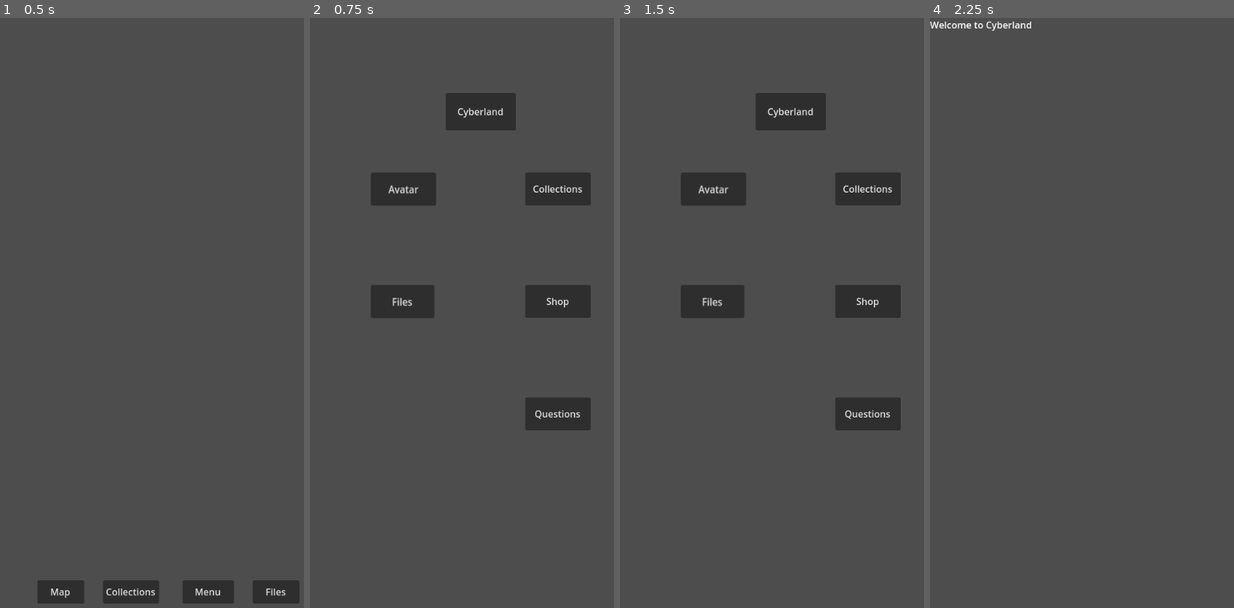
Above: before the commit, frames 1-4 (left to right).
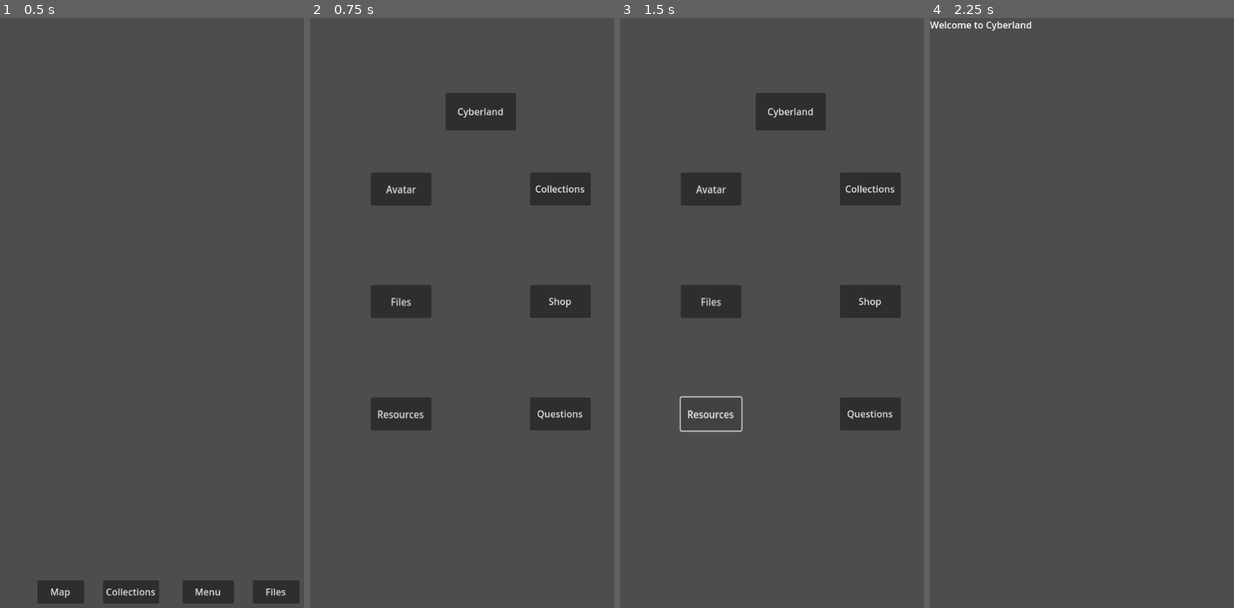
Above: after the commit, the same moments.

Repository: eyubious/cyberland-godot
Game: Godot game, scene res://login.tscn
The game is run twice, just before and just after one commit, with the same random seed, the same clock (stepped at 60 frames per second) and the same inputs.
Inputs (mouse positions are in pixels of both pictures, inside the frame that each line leads up to):
- Up to frame 1 (0.5 s): no input
- Up to frame 2 (0.75 s): click "Menu" at 0.5 s
- Up to frame 3 (1.5 s): click (711, 413) at 1.25 s, where only the run after the commit has a clickable "Resources"
- Up to frame 4 (2.25 s): click "Cyberland" at 2 s

Frame 1 is identical in both runs. In frame 2, 1.9% of the frame differs, in the area x 19-91%, y 26-70%; in frame 3, 1.1%; in frame 4, nothing differs.

Commit message:
Added icons to main_menu

Diff:
--- a/main_menu.gd
+++ b/main_menu.gd
@@ -29,3 +29,7 @@
 
 func _on_files_btn_pressed():
 	get_tree().change_scene_to_file("res://files.tscn")
+
+
+func _on_resources_btn_pressed():
+	get_tree().change_scene_to_file("")
--- a/main_menu.tscn
+++ b/main_menu.tscn
@@ -16,7 +16,7 @@
 [node name="AvatarBtn" type="Button" parent="."]
 offset_left = 104.0
 offset_top = 264.0
-offset_right = 215.0
+offset_right = 207.0
 offset_bottom = 315.0
 scale = Vector2(1.00508, 1.10458)
 text = "Avatar"
@@ -24,13 +24,13 @@
 [node name="FilesBtn" type="Button" parent="."]
 offset_left = 104.0
 offset_top = 456.0
-offset_right = 212.0
+offset_right = 207.0
 offset_bottom = 507.0
 scale = Vector2(1.00508, 1.10458)
 text = "Files"
 
 [node name="CollectionsBtn" type="Button" parent="."]
-offset_left = 368.0
+offset_left = 376.0
 offset_top = 264.0
 offset_right = 480.0
 offset_bottom = 320.0
@@ -38,18 +38,26 @@
 "
 
 [node name="ShopBtn" type="Button" parent="."]
-offset_left = 368.0
+offset_left = 376.0
 offset_top = 456.0
 offset_right = 480.0
 offset_bottom = 512.0
 text = "Shop"
 
 [node name="QuestionsBtn" type="Button" parent="."]
-offset_left = 368.0
+offset_left = 376.0
 offset_top = 648.0
 offset_right = 480.0
 offset_bottom = 704.0
 text = "Questions"
+
+[node name="ResourcesBtn" type="Button" parent="."]
+offset_left = 104.0
+offset_top = 648.0
+offset_right = 207.0
+offset_bottom = 699.0
+scale = Vector2(1.00508, 1.10458)
+text = "Resources"
 
 [connection signal="pressed" from="MapBtn" to="." method="_on_map_btn_pressed"]
 [connection signal="pressed" from="AvatarBtn" to="." method="_on_avatar_btn_pressed"]
@@ -57,3 +65,4 @@
 [connection signal="pressed" from="CollectionsBtn" to="." method="_on_collections_btn_pressed"]
 [connection signal="pressed" from="ShopBtn" to="." method="_on_shop_btn_pressed"]
 [connection signal="pressed" from="QuestionsBtn" to="." method="_on_questions_btn_pressed"]
+[connection signal="pressed" from="ResourcesBtn" to="." method="_on_resources_btn_pressed"]
